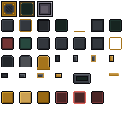
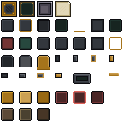
Comparing the layer stacks of the two 128px x 128px images. Changes:
painted on "kontor" over (x1=1, y1=1, x2=71, y2=121)
